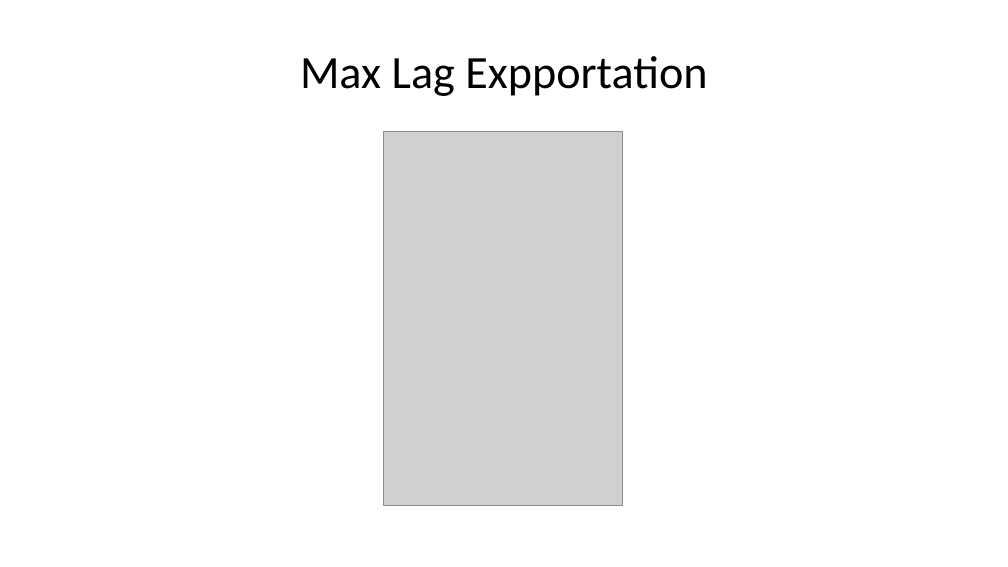
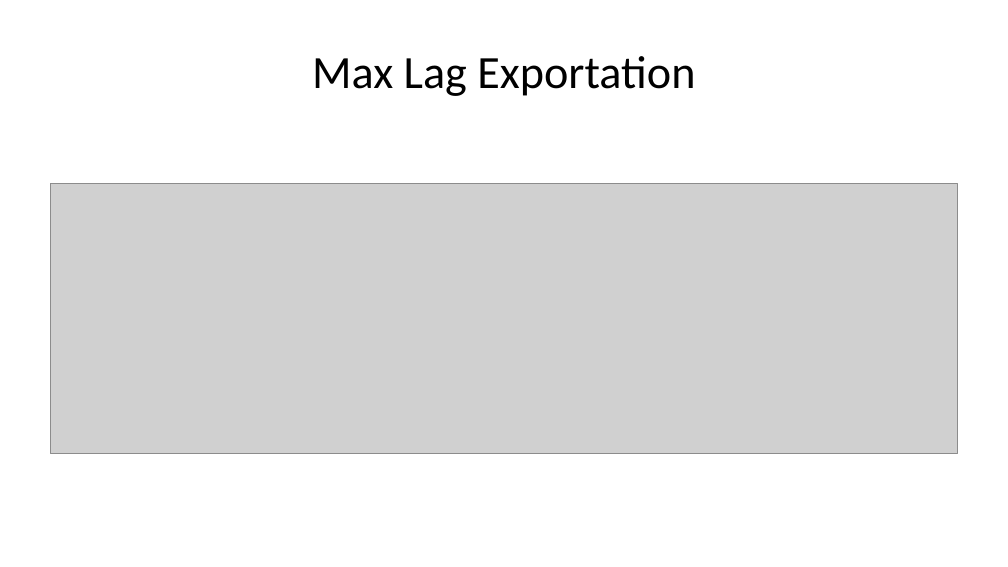
Before and after one commit to AD0791/Presentation_thesis, a slide deck: slide 38 of modele_presentation.pptx. Drawn at 1008x567 pixels with LibreOffice and Linux fonts; fonts in the diff are those of the drawing; grey boxes stand for pictures. Boxes give left, top, right and bottom in pixels: in the first picture for what was removed or moved away, otherwise in the second. Text is boxed around its words. In the diff, an @@ line names an element or a change of style, - is before the commit and + after.

```diff
--- a/modele_presentation.pptx
+++ b/modele_presentation.pptx
@@ title at bbox=[312, 56, 695, 96]: text changed @@
-Max Lag Expportation
+Max Lag Exportation
@@ picture removed at bbox=[384, 132, 624, 506] @@
@@ picture added at bbox=[50, 183, 958, 454] @@
```
Also in this commit, not shown: 5 other slides changed, 17 slides added, 16 other files.
